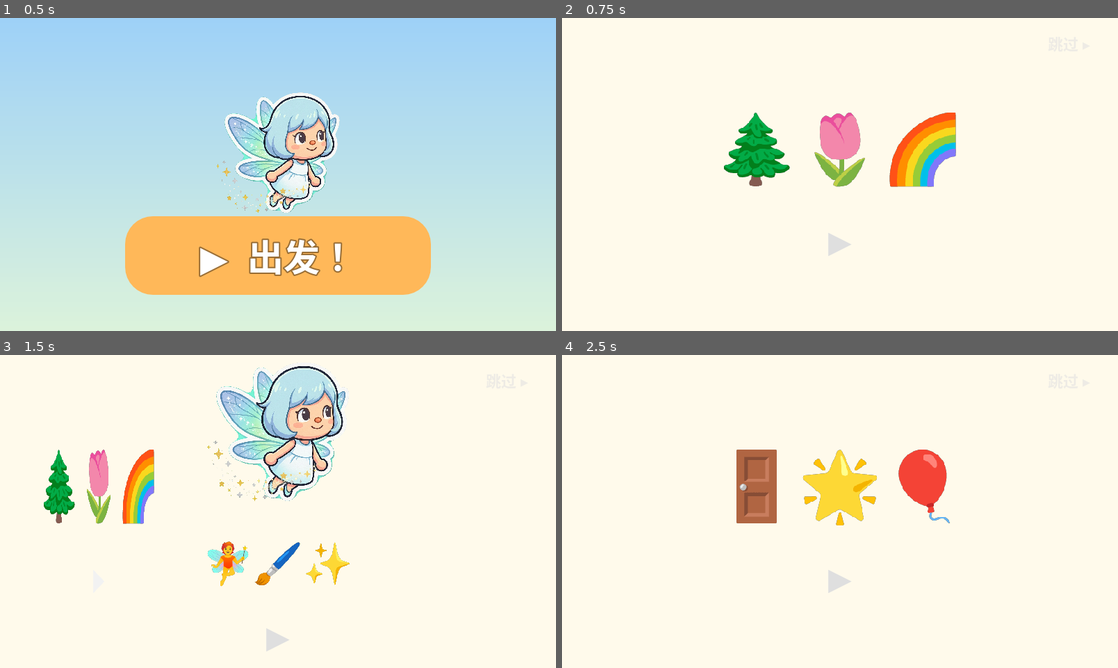
Above: before the commit, frames 1-4 (two rows, left to right).
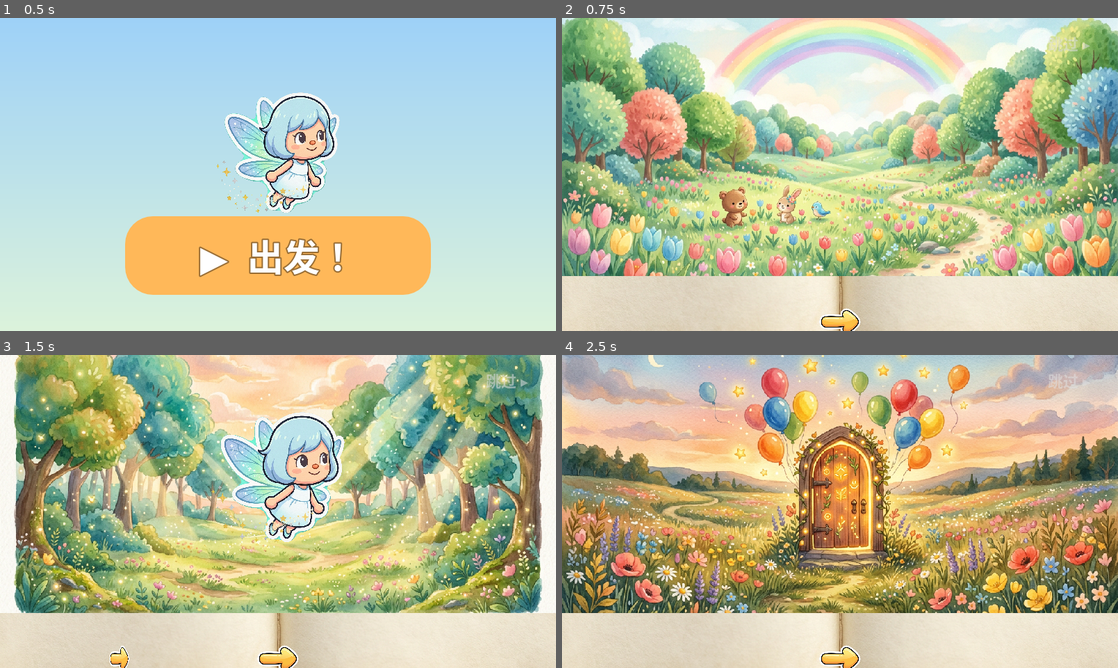
Above: after the commit, the same moments.

Repository: hoveychen/maliang
Game: Godot game, scene res://menu.tscn
Same seed, same stepped clock (60 frames per second), same inputs: the game is played once before the commit and once after it. Sound files missing from this copy of the repository are replaced by a short silence.
Inputs (mouse positions are in pixels of both pictures, inside the frame that each line leads up to; where the layout moved, square brackets give the same spot in the first picture):
- Up to frame 1 (0.5 s): no input
- Up to frame 2 (0.75 s): click "▶ 出发！" at 0.5 s
- Up to frame 3 (1.5 s): click (278, 658) [278, 580] at 1.25 s
- Up to frame 4 (2.5 s): click (840, 658) [840, 636] at 2 s

Frame 1 is identical in both runs. In frame 2, 89% of the frame differs, in the area x 0-100%, y 0-100%; in frame 3, 90%; in frame 4, 96%.

Commit message:
feat(onboarding): 童话书真书化——摊开精装书纹理(StyleBoxTexture 对准纸面区域)+水彩天空背景+三页故事水彩插画(森林/仙子光斑/魔法门,fairy 立绘叠画)+选项按钮 AIGC 贴纸图标(性别/动物/兴趣)+录音状态图标(话筒/录音/沙漏/笑脸)+确认/重生成/翻页贴纸按钮,全页去 emoji

Diff:
--- a/scripts/onboarding.gd
+++ b/scripts/onboarding.gd
@@ -8,14 +8,14 @@
 const VOICE_DIR := "res://assets/voice/onboarding"
 const FLIP_TIME := 0.35
 
-## 问题选项 value 直接入档案；icon 为超大演出图标（Android 需真机验 emoji 渲染，见 P8）。
+## 问题选项 value 直接入档案；art/icon 为 assets/ui 的 AIGC 素材名（UiAssets，替代 emoji）。
 const PAGES := [
-	{ "id": "story_1", "kind": "story", "icons": "🌲🌷🌈", "voice": "ob_story_1" },
-	{ "id": "story_2", "kind": "story", "icons": "🧚🖌️✨", "voice": "ob_story_2", "fairy": true },
-	{ "id": "story_3", "kind": "story", "icons": "🚪🌟🎈", "voice": "ob_story_3" },
+	{ "id": "story_1", "kind": "story", "art": "story_forest", "voice": "ob_story_1" },
+	{ "id": "story_2", "kind": "story", "art": "story_fairy_glade", "voice": "ob_story_2", "fairy": true },
+	{ "id": "story_3", "kind": "story", "art": "story_door", "voice": "ob_story_3" },
 	{ "id": "q_gender", "kind": "question", "field": "gender", "voice": "ob_q_gender", "options": [
-		{ "icon": "👦", "value": "boy", "voice": "ob_opt_boy" },
-		{ "icon": "👧", "value": "girl", "voice": "ob_opt_girl" },
+		{ "icon": "opt_boy", "value": "boy", "voice": "ob_opt_boy" },
+		{ "icon": "opt_girl", "value": "girl", "voice": "ob_opt_girl" },
 	] },
 	{ "id": "q_color", "kind": "question", "field": "color", "voice": "ob_q_color", "options": [
 		{ "icon": "", "value": "红色", "voice": "ob_opt_red", "color": Color(0.94, 0.35, 0.35) },
@@ -24,16 +24,16 @@
 		{ "icon": "", "value": "绿色", "voice": "ob_opt_green", "color": Color(0.42, 0.82, 0.45) },
 	] },
 	{ "id": "q_likes", "kind": "question", "field": "likes", "voice": "ob_q_likes", "options": [
-		{ "icon": "🐰", "value": "小兔子", "voice": "ob_opt_rabbit" },
-		{ "icon": "🐱", "value": "小猫", "voice": "ob_opt_cat" },
-		{ "icon": "🐶", "value": "小狗", "voice": "ob_opt_dog" },
-		{ "icon": "🦖", "value": "小恐龙", "voice": "ob_opt_dino" },
+		{ "icon": "opt_rabbit", "value": "小兔子", "voice": "ob_opt_rabbit" },
+		{ "icon": "opt_cat", "value": "小猫", "voice": "ob_opt_cat" },
+		{ "icon": "opt_dog", "value": "小狗", "voice": "ob_opt_dog" },
+		{ "icon": "opt_dino", "value": "小恐龙", "voice": "ob_opt_dino" },
 	] },
 	{ "id": "q_interest", "kind": "question", "field": "interest", "voice": "ob_q_interest", "options": [
-		{ "icon": "🎨", "value": "画画", "voice": "ob_opt_draw" },
-		{ "icon": "⚽", "value": "踢球", "voice": "ob_opt_ball" },
-		{ "icon": "🎵", "value": "唱歌", "voice": "ob_opt_sing" },
-		{ "icon": "📚", "value": "听故事", "voice": "ob_opt_story" },
+		{ "icon": "opt_paint", "value": "画画", "voice": "ob_opt_draw" },
+		{ "icon": "opt_ball", "value": "踢球", "voice": "ob_opt_ball" },
+		{ "icon": "opt_music", "value": "唱歌", "voice": "ob_opt_sing" },
+		{ "icon": "opt_book", "value": "听故事", "voice": "ob_opt_story" },
 	] },
 	{ "id": "intro", "kind": "intro", "voice": "ob_intro_ask" },
 	{ "id": "generate", "kind": "generate", "voice": "ob_generating" },
@@ -55,14 +55,14 @@
 var _intro_recording := false
 var _intro_pcm := PackedByteArray()
 var _intro_tries := 0
-var _intro_status: Label = null    ## 🎤/🔴/⏳ 状态演出
+var _intro_status: TextureRect = null ## 录音状态演出（ic_mic/ic_mic_rec/ic_wait/em_happy）
 var _intro_confirm: Control = null ## ✓/✗ 确认行
 var _pending := {}                 ## 待确认 {name, nickname, transcript}
 var _asr_local: Object = null      ## 端侧 ASR（Android MaliangAsr），null=服务端识别
 var _local_session := false
 
 # 形象生成（generate 页）：intro 页起预取，✓采用 / ↻重生成
-var _gen_status: Label = null
+var _gen_status: TextureRect = null
 var _gen_img: TextureRect = null
 var _gen_confirm: Control = null
 var _prefetch_state := ""          ## "" | pending | done | failed
@@ -106,25 +106,24 @@
 			_asr_local.disconnect("final_result", _on_local_final)
 
 func _setup_background() -> void:
+	# 水彩天空插画铺满（AIGC bg_onboarding，替代渐变）
 	var bg := TextureRect.new()
-	var grad := Gradient.new()
-	grad.colors = PackedColorArray([Color(0.55, 0.72, 0.92), Color(0.92, 0.88, 0.78)])
-	var tex := GradientTexture2D.new()
-	tex.gradient = grad
-	tex.fill_from = Vector2(0.0, 0.0)
-	tex.fill_to = Vector2(0.0, 1.0)
-	bg.texture = tex
+	bg.texture = UiAssets.tex("bg_onboarding")
+	bg.expand_mode = TextureRect.EXPAND_IGNORE_SIZE
+	bg.stretch_mode = TextureRect.STRETCH_KEEP_ASPECT_COVERED
 	bg.set_anchors_preset(Control.PRESET_FULL_RECT)
 	add_child(bg)
 
 func _setup_book() -> void:
+	# 真·童话书：摊开的精装书照片级纹理（AIGC book_open_bg），
+	# 内容边距对准两页纸面区域（皮质封面边框留在外侧）。
 	_book = PanelContainer.new()
-	var style := StyleBoxFlat.new()
-	style.bg_color = Color(1.0, 0.98, 0.92) # 米色书页
-	style.set_corner_radius_all(28)
-	style.set_content_margin_all(28.0)
-	style.shadow_color = Color(0.2, 0.25, 0.3, 0.35)
-	style.shadow_size = 18
+	var style := StyleBoxTexture.new()
+	style.texture = UiAssets.tex("book_open_bg")
+	style.content_margin_left = 84.0
+	style.content_margin_right = 84.0
+	style.content_margin_top = 56.0
+	style.content_margin_bottom = 68.0
 	_book.add_theme_stylebox_override("panel", style)
 	_book.set_anchors_preset(Control.PRESET_CENTER)
 	_book.offset_left = -520.0
@@ -192,32 +191,36 @@
 	return box
 
 func _build_story(box: VBoxContainer, p: Dictionary) -> void:
+	# 绘本插画铺满跨页舞台；fairy 页在插画光斑中央叠小仙子立绘
+	var stage := Control.new()
+	stage.custom_minimum_size = Vector2(800.0, 390.0)
+	stage.size_flags_horizontal = Control.SIZE_SHRINK_CENTER
+	var art := TextureRect.new()
+	art.texture = UiAssets.tex(String(p.get("art", "story_forest")))
+	art.expand_mode = TextureRect.EXPAND_IGNORE_SIZE
+	art.stretch_mode = TextureRect.STRETCH_KEEP_ASPECT_COVERED
+	art.clip_contents = true
+	art.set_anchors_preset(Control.PRESET_FULL_RECT)
+	stage.add_child(art)
 	if p.get("fairy", false):
 		var img := TextureRect.new()
 		img.texture = load("res://assets/fairy.png")
 		img.expand_mode = TextureRect.EXPAND_IGNORE_SIZE
 		img.stretch_mode = TextureRect.STRETCH_KEEP_ASPECT_CENTERED
-		img.custom_minimum_size = Vector2(300.0, 205.0)
-		img.size_flags_horizontal = Control.SIZE_SHRINK_CENTER
-		box.add_child(img)
-	var icons := Label.new()
-	icons.text = String(p.get("icons", "✨"))
-	icons.horizontal_alignment = HORIZONTAL_ALIGNMENT_CENTER
-	icons.add_theme_font_size_override("font_size", 120 if not p.get("fairy", false) else 72)
-	box.add_child(icons)
-	var hint := Button.new()
-	hint.text = "▶"
-	hint.add_theme_font_size_override("font_size", 44)
-	hint.flat = true
+		img.set_anchors_preset(Control.PRESET_CENTER)
+		img.offset_left = -140.0
+		img.offset_right = 140.0
+		img.offset_top = -96.0
+		img.offset_bottom = 96.0
+		stage.add_child(img)
+	box.add_child(stage)
+	var hint := UiAssets.icon_button("ic_next", 72.0)
 	hint.size_flags_horizontal = Control.SIZE_SHRINK_CENTER
 	hint.pressed.connect(_next_page)
 	box.add_child(hint)
 
 func _build_question(box: VBoxContainer, p: Dictionary) -> void:
-	var q := Label.new()
-	q.text = "❓"
-	q.horizontal_alignment = HORIZONTAL_ALIGNMENT_CENTER
-	q.add_theme_font_size_override("font_size", 64)
+	var q := UiAssets.icon_rect("ic_question", 88.0)
 	box.add_child(q)
 	var row := HBoxContainer.new()
 	row.alignment = BoxContainer.ALIGNMENT_CENTER
@@ -227,15 +230,19 @@
 		row.add_child(_option_button(p, opt as Dictionary))
 	box.add_child(row)
 
-## 图标大按钮：emoji 或纯色圆角块（颜色题用色块，不依赖 emoji 渲染）。
+## 图标大按钮：AIGC 贴纸图标 或 纯色圆角块（颜色题用色块，天然不依赖图片）。
 func _option_button(p: Dictionary, opt: Dictionary) -> Button:
 	var b := Button.new()
 	b.custom_minimum_size = Vector2(170.0, 170.0)
-	b.text = String(opt.get("icon", ""))
-	b.add_theme_font_size_override("font_size", 96)
+	var icon_name := String(opt.get("icon", ""))
+	if not icon_name.is_empty():
+		b.icon = UiAssets.tex(icon_name)
+		b.expand_icon = true
+		b.icon_alignment = HORIZONTAL_ALIGNMENT_CENTER
 	var style := StyleBoxFlat.new()
 	style.bg_color = opt.get("color", Color(0.96, 0.93, 0.85))
 	style.set_corner_radius_all(32)
+	style.set_content_margin_all(14.0)
 	b.add_theme_stylebox_override("normal", style)
 	var hover := style.duplicate() as StyleBoxFlat
 	hover.bg_color = (style.bg_color as Color).lightened(0.12)
@@ -261,10 +268,7 @@
 ## ASR 自我介绍：按住大话筒说话 → 转写 → 提取名字 → TTS 复述确认（✓/✗），多轮重问。
 func _build_intro(box: VBoxContainer, _p: Dictionary) -> void:
 	_intro_tries = 0
-	_intro_status = Label.new()
-	_intro_status.text = "🎤"
-	_intro_status.horizontal_alignment = HORIZONTAL_ALIGNMENT_CENTER
-	_intro_status.add_theme_font_size_override("font_size", 110)
+	_intro_status = UiAssets.icon_rect("ic_mic", 150.0)
 	box.add_child(_intro_status)
 
 	var hold := Button.new()
@@ -289,18 +293,9 @@
 	(_intro_confirm as HBoxContainer).alignment = BoxContainer.ALIGNMENT_CENTER
 	(_intro_confirm as HBoxContainer).add_theme_constant_override("separation", 40)
 	_intro_confirm.visible = false
-	for spec in [["✓", Color(0.45, 0.8, 0.45), true], ["✗", Color(0.9, 0.5, 0.45), false]]:
-		var b := Button.new()
-		b.text = String(spec[0])
-		b.custom_minimum_size = Vector2(130.0, 110.0)
-		b.add_theme_font_size_override("font_size", 64)
-		var s := StyleBoxFlat.new()
-		s.bg_color = spec[1]
-		s.set_corner_radius_all(30)
-		b.add_theme_stylebox_override("normal", s)
-		b.add_theme_stylebox_override("hover", s)
-		b.add_theme_stylebox_override("pressed", s)
-		b.pressed.connect(_on_intro_confirm.bind(bool(spec[2])))
+	for spec in [["ic_yes", true], ["ic_no", false]]:
+		var b := UiAssets.icon_button(String(spec[0]), 116.0)
+		b.pressed.connect(_on_intro_confirm.bind(bool(spec[1])))
 		(_intro_confirm as HBoxContainer).add_child(b)
 	box.add_child(_intro_confirm)
 	_intro_confirm.size_flags_horizontal = Control.SIZE_SHRINK_CENTER
@@ -312,7 +307,7 @@
 	game_audio.play_sfx("mic_on")
 	_intro_recording = true
 	_intro_pcm = PackedByteArray()
-	_intro_status.text = "🔴"
+	_intro_status.texture = UiAssets.tex("ic_mic_rec")
 	mic.start()
 	_local_session = _asr_local != null and _asr_local.isReady()
 	if _local_session:
@@ -325,7 +320,7 @@
 	game_audio.play_sfx("mic_off")
 	_drain_intro()
 	mic.stop()
-	_intro_status.text = "⏳"
+	_intro_status.texture = UiAssets.tex("ic_wait")
 	if _local_session:
 		_asr_local.stopSession() # final_result 信号回来后 _on_local_final
 	else:
@@ -365,7 +360,7 @@
 		"nickname": String(res.get("nickname", name)),
 		"transcript": String(res.get("transcript", transcript)),
 	}
-	_intro_status.text = "😊"
+	_intro_status.texture = UiAssets.tex("em_happy")
 	var audio := await api.fetch_audio(String(res.get("confirmTtsAsset", "")))
 	_play_pcm(audio["bytes"] as PackedByteArray, int(audio["rate"]))
 	_intro_confirm.visible = true
@@ -378,7 +373,7 @@
 		answers["nickname"] = "小朋友"
 		_next_page()
 		return
-	_intro_status.text = "🎤"
+	_intro_status.texture = UiAssets.tex("ic_mic")
 	game_audio.play_sfx("oops")
 	_play("ob_intro_retry")
 
@@ -409,10 +404,7 @@
 ## 形象生成确认：答案拼描述 → 生图（intro 页起就预取，生图 ~1min 与说话时间重叠）
 ## → 展示 → ✓采用 / ↻再变一次。离线/失败直接放行（占位形象进世界，不卡小朋友）。
 func _build_generate(box: VBoxContainer, _p: Dictionary) -> void:
-	_gen_status = Label.new()
-	_gen_status.text = "🪄✨"
-	_gen_status.horizontal_alignment = HORIZONTAL_ALIGNMENT_CENTER
-	_gen_status.add_theme_font_size_override("font_size", 110)
+	_gen_status = UiAssets.icon_rect("ic_wand", 150.0)
 	box.add_child(_gen_status)
 
 	_gen_img = TextureRect.new()
@@ -427,18 +419,9 @@
 	(_gen_confirm as HBoxContainer).alignment = BoxContainer.ALIGNMENT_CENTER
 	(_gen_confirm as HBoxContainer).add_theme_constant_override("separation", 40)
 	_gen_confirm.visible = false
-	for spec in [["✓", Color(0.45, 0.8, 0.45), true], ["↻", Color(0.95, 0.75, 0.4), false]]:
-		var b := Button.new()
-		b.text = String(spec[0])
-		b.custom_minimum_size = Vector2(130.0, 110.0)
-		b.add_theme_font_size_override("font_size", 64)
-		var s := StyleBoxFlat.new()
-		s.bg_color = spec[1]
-		s.set_corner_radius_all(30)
-		b.add_theme_stylebox_override("normal", s)
-		b.add_theme_stylebox_override("hover", s)
-		b.add_theme_stylebox_override("pressed", s)
-		b.pressed.connect(_on_gen_confirm.bind(bool(spec[2])))
+	for spec in [["ic_yes", true], ["ic_retry", false]]:
+		var b := UiAssets.icon_button(String(spec[0]), 116.0)
+		b.pressed.connect(_on_gen_confirm.bind(bool(spec[1])))
 		(_gen_confirm as HBoxContainer).add_child(b)
 	box.add_child(_gen_confirm)
 	_gen_confirm.size_flags_horizontal = Control.SIZE_SHRINK_CENTER
@@ -472,7 +455,7 @@
 func _generate_avatar() -> void:
 	_gen_confirm.visible = false
 	_gen_img.visible = false
-	_gen_status.text = "🪄✨"
+	_gen_status.texture = UiAssets.tex("ic_wand")
 	_start_avatar_prefetch()
 	while _prefetch_state == "pending" or _flipping:
 		await get_tree().process_frame
@@ -481,7 +464,7 @@
 	if _prefetch_state != "done":
 		_next_page()
 		return
-	_gen_status.text = "✨"
+	_gen_status.texture = UiAssets.tex("ic_sparkle")
 	_gen_img.texture = _prefetch_tex
 	_gen_img.visible = true
 	game_audio.play_sfx("reveal")
